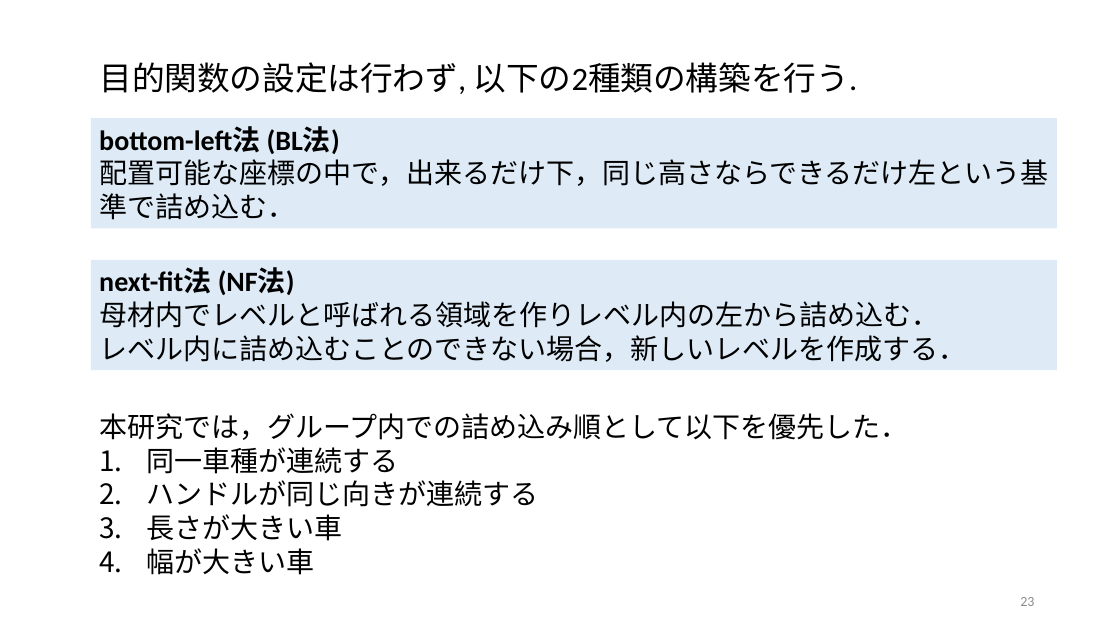
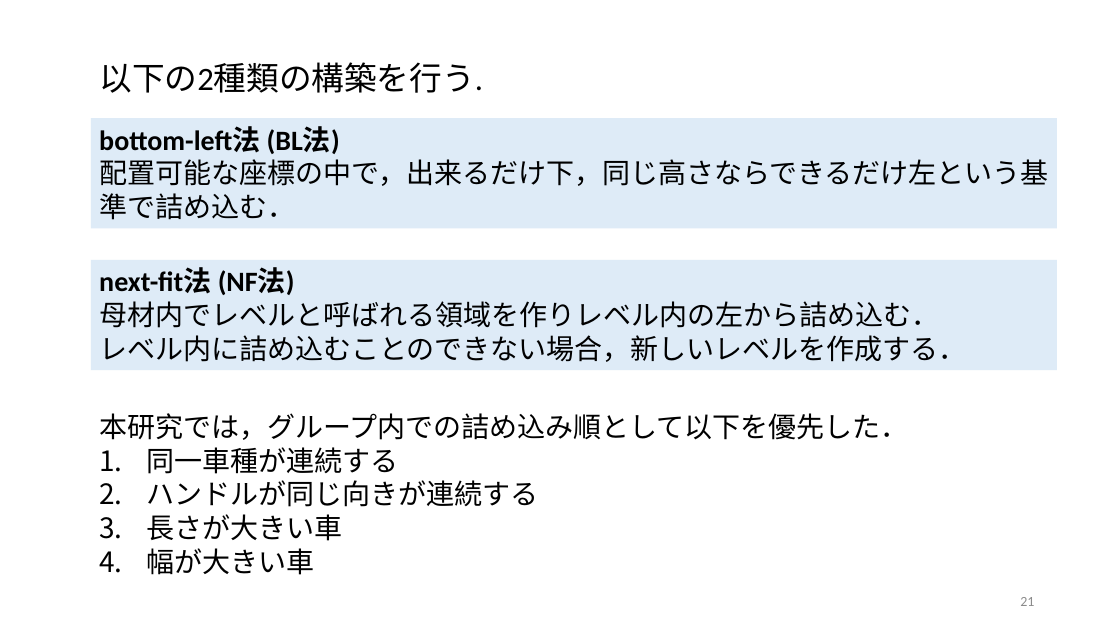
Before and after one commit to r-kurosu/kline, a slide deck: slide 21 of 卒論発表用スライド.pptx (slide 23 before the commit). Drawn at 1120x630 pixels with LibreOffice and Linux fonts; fonts in the diff are those of the drawing. Boxes give left, top, right and bottom in pixels: in the first picture for what was removed or moved away, otherwise in the second. Text is boxed around its words. In the diff, an @@ line names an element or a change of style, - is before the commit and + after.

```diff
--- a/卒論発表用スライド.pptx
+++ b/卒論発表用スライド.pptx
@@ text at [99, 62, 483, 93]: text changed @@
-目的関数の設定は行わず, 以下の2種類の構築を行う.
+以下の2種類の構築を行う.
@@ page number at [1020, 597, 1034, 606]: text changed @@
-23
+21
```
Also in this commit, not shown: 4 other slides changed, 2 slides removed.
